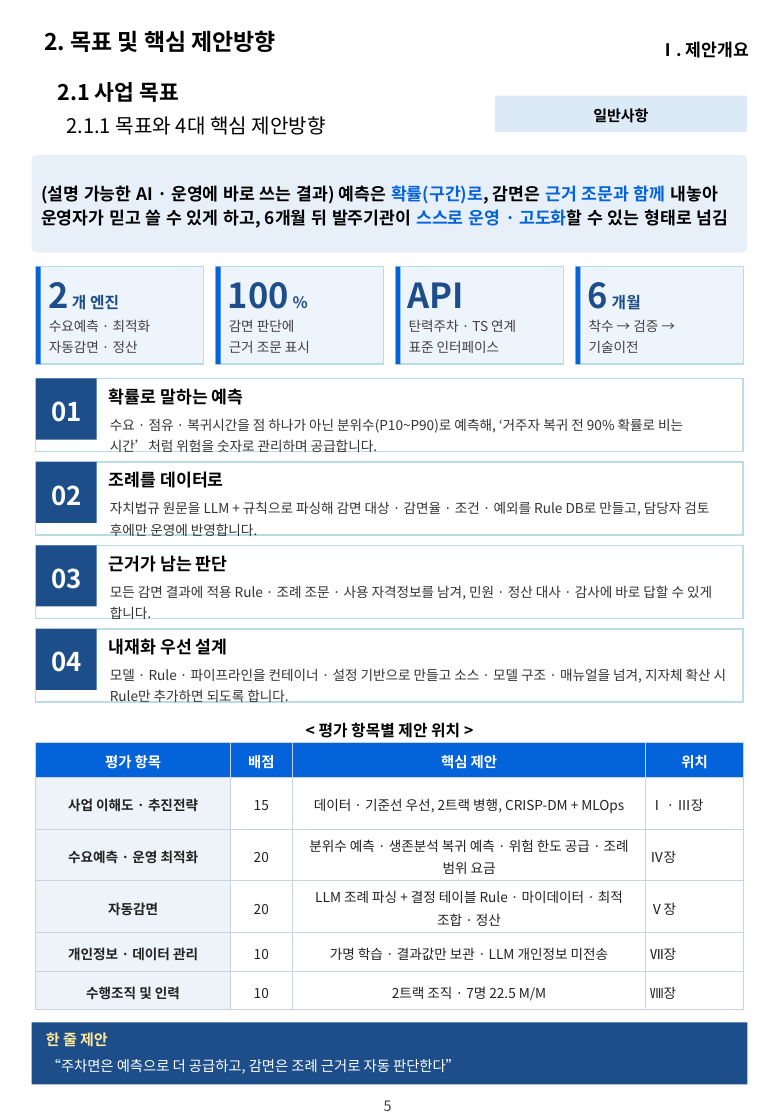
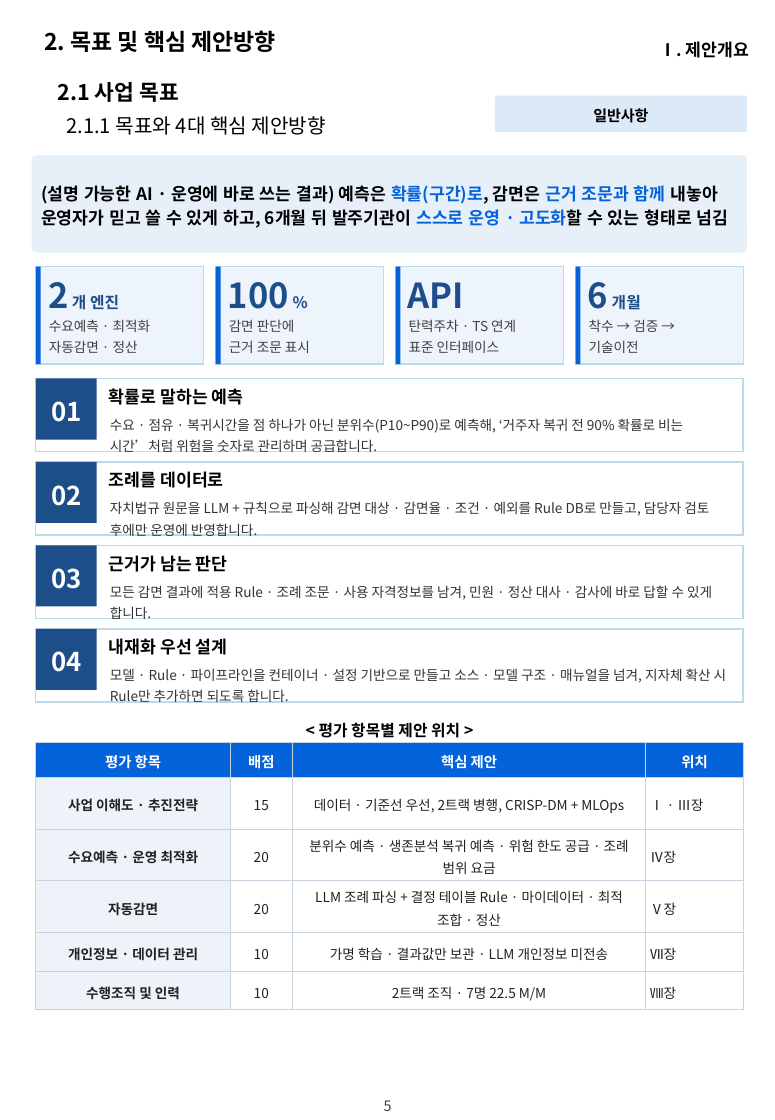
Before and after one commit to hwangsteeve-tech/hbjw, a slide deck: slide 5 of proposals/2026-11_dsit-parking-ai/dsit_proposal.pptx. Drawn at 775x1120 pixels with LibreOffice and Linux fonts; fonts in the diff are those of the drawing; background and template pictures are left out. Boxes give left, top, right and bottom in pixels: in the first picture for what was removed or moved away, otherwise in the second. Text is boxed around its words. In the diff, an @@ line names an element or a change of style, - is before the commit and + after.

```diff
--- a/proposals/2026-11_dsit-parking-ai/dsit_proposal.pptx
+++ b/proposals/2026-11_dsit-parking-ai/dsit_proposal.pptx
@@ rectangle removed at bbox=[32, 1022, 748, 1084] @@
@@ text removed at bbox=[46, 1030, 108, 1050] @@
-한 줄 제안
@@ text removed at bbox=[47, 1059, 460, 1074] @@
-“주차면은 예측으로 더 공급하고, 감면은 조례 근거로 자동 판단한다”
```
Also in this commit, not shown: 5 other slides changed, 4 other files.
